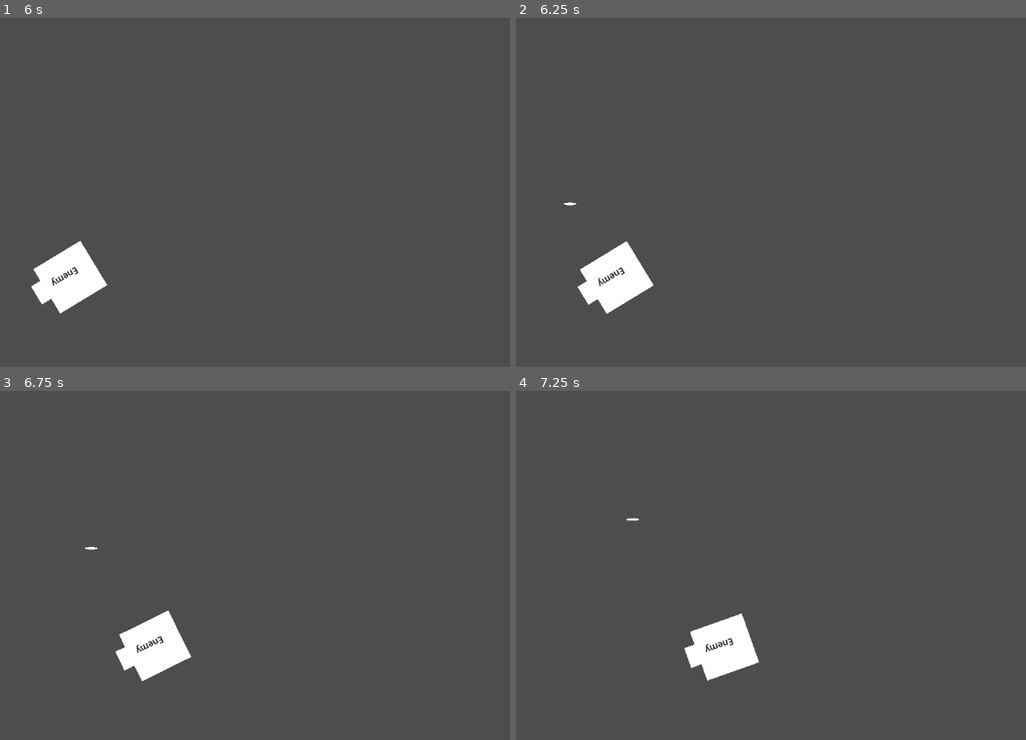
Above: before the commit, frames 1-4 (two rows, left to right).
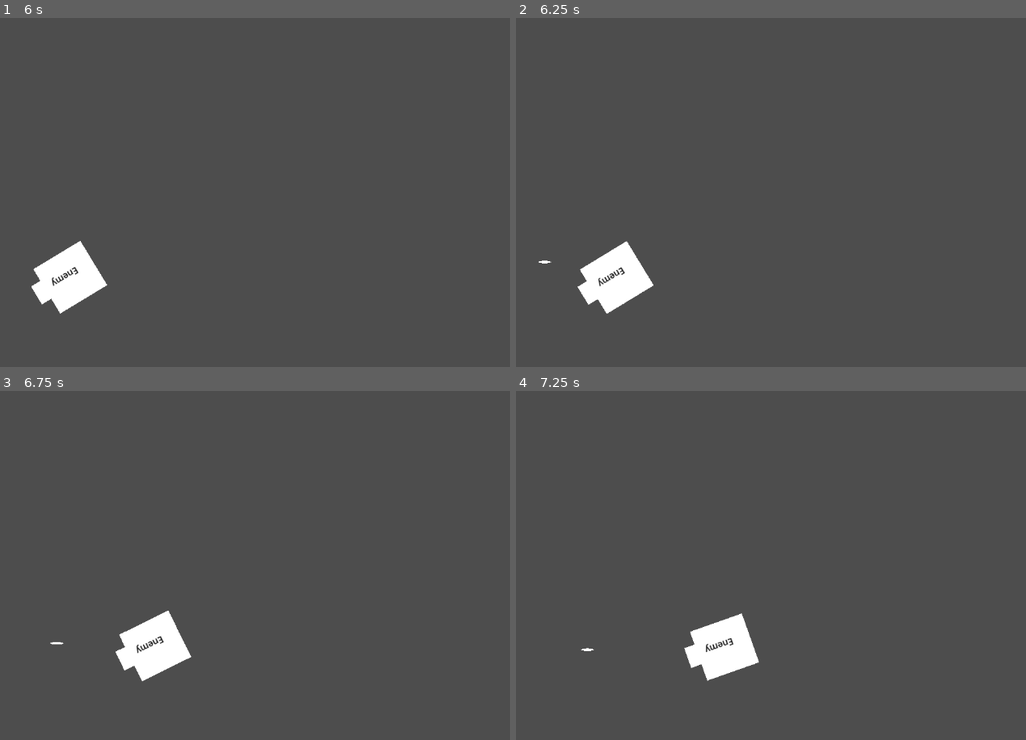
Above: after the commit, the same moments.

Repository: bookworm6/GodsOfPixels
Game: Godot game, scene res://source/main.tscn
Two runs of this game, one before a commit and one after it. Both use one fixed random seed, a clock stepped at 60 frames per second and the inputs below.
Inputs:
- Up to frame 1 (6 s): tap Enter at 0.5, 2.75, 4.25 s; hold A (a) 0.53-1.28 s; tap D (d) at 0.8, 1.35, 3.05, 4.35, 5.3 s; tap S (s) at 1.55, 3.8 s; tap Space (SPACEBAR) at 2, 2.85, 3.5, 5 s; hold S (s) 2.03-2.78 s; tap A (a) at 2.3, 4.55 s; hold A (a) 3.53-4.28 s; hold S (s) 5.03-5.78 s; tap W (w) at 5.85 s
- Up to frame 2 (6.25 s): tap S (s) at 6.05 s
- Up to frame 3 (6.75 s): hold A (a) from 6.53 s (still down)
- Up to frame 4 (7.25 s): keep holding A (a)

Frame 1 is identical in both runs. In frame 2, less than 0.1% of the frame differs, in the area x 4-12%, y 52-71%; in frame 3, less than 0.1%, in the area x 9-20%, y 44-73%; in frame 4, less than 0.1%.

Commit message:
Update enemy.gd
found a little bug that i had made when trying to fix the main bug

Diff:
--- a/project/source/enemy.gd
+++ b/project/source/enemy.gd
@@ -92,7 +92,7 @@
 
 
 func _on_shoot_timer_timeout():
-	shoot.emit(position,$BulletOriginPoint.position)
+	shoot.emit(position,targetPosition)
 	shootTimerStarted = false
 
 func setTargetPosition(vector2Position):
